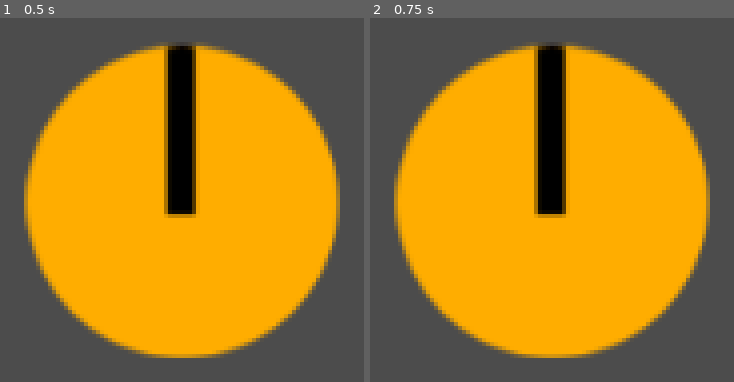
Above: before the commit, frames 1-2 (left to right).
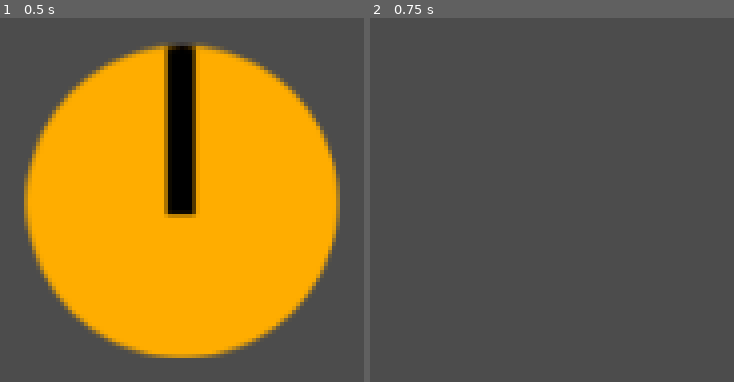
Above: after the commit, the same moments.

Repository: Charidan/Kleptochron
Game: Godot game, scene res://scenes/Character.tscn
Two runs of this game, one before a commit and one after it. Both use one fixed random seed, a clock stepped at 60 frames per second and the inputs below. The project has no main scene, so this scene is started directly.
Inputs:
- Up to frame 1 (0.5 s): no input
- Up to frame 2 (0.75 s): tap Enter at 0.5 s; hold Right (ui_right) from 0.53 s (still down)

Frame 1 is identical in both runs. In frame 2, 59% of the frame differs, in the area x 6-94%, y 6-94%.

Commit message:
Pushing script changes.

Diff:
--- a/scenes/Character.tscn
+++ b/scenes/Character.tscn
@@ -18,6 +18,7 @@
 audio_bus_override = false
 audio_bus_name = "Master"
 script = ExtResource( 1 )
+speed = 400
 
 [node name="CollisionShape2D" type="CollisionShape2D" parent="." index="0"]
 
@@ -30,3 +31,5 @@
 position = Vector2( 487.168, 265.362 )
 scale = Vector2( 0.997134, 1 )
 texture = ExtResource( 2 )
+
+[connection signal="body_entered" from="." to="." method="_on_Character_body_entered"]
--- a/scenes/character/scripts/Character.gd
+++ b/scenes/character/scripts/Character.gd
@@ -1,15 +1,30 @@
 extends Area2D
+signal hit
 
-# class member variables go here, for example:
-# var a = 2
-# var b = "textvar"
+export (int) var speed
+var screensize
 
 func _ready():
-	# Called when the node is added to the scene for the first time.
-	# Initialization here
-	pass
+	screensize = get_viewport_rect().size
 
-#func _process(delta):
-#	# Called every frame. Delta is time since last frame.
-#	# Update game logic here.
-#	pass
+func _physics_process(delta):
+	#Change the below to not use ui input at some point
+	#TODO: Change this later
+	var velocity = Vector2()
+	if Input.is_action_pressed("ui_right"):
+		velocity.x += 1
+	if Input.is_action_pressed("ui_left"):
+		velocity.x -= 1
+	if Input.is_action_pressed("ui_down"):
+		velocity.y += 1
+	if Input.is_action_pressed("ui_up"):
+		velocity.y -= 1
+	if velocity.length() > 0:
+		velocity = velocity.normalized() * speed
+	position += velocity
+	position.x = clamp(position.x, 0, screensize.x)
+	position.y = clamp(position.y, 0, screensize.y)
+
+func _on_Character_body_entered(body):
+	#TODO: Stop movement on hit
+	emit_signal("hit")
